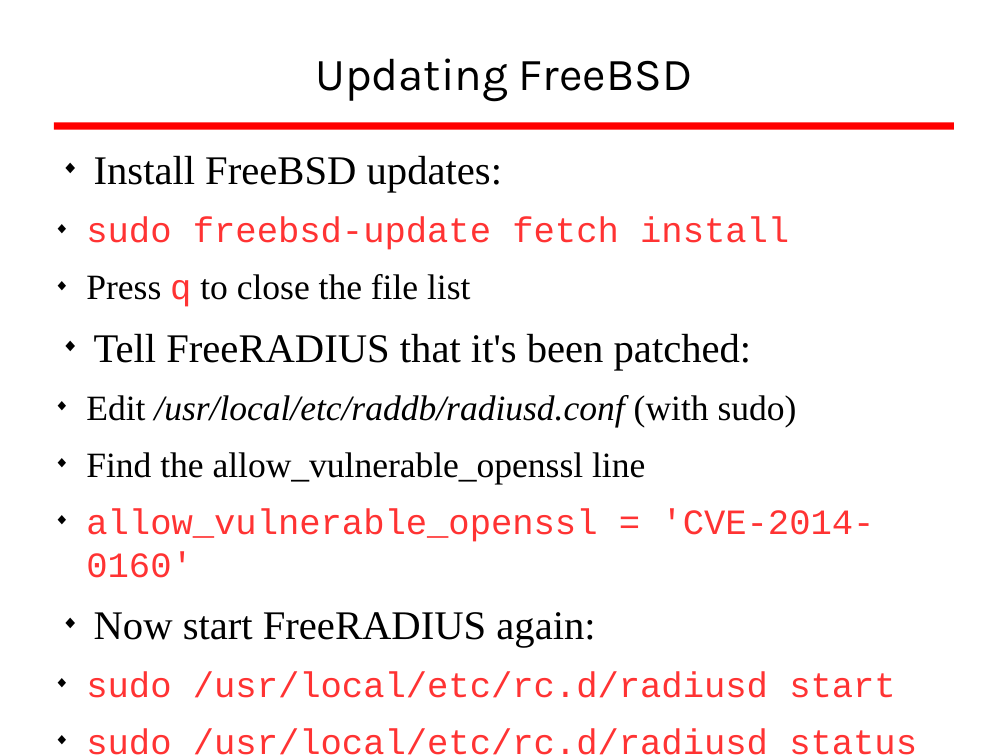
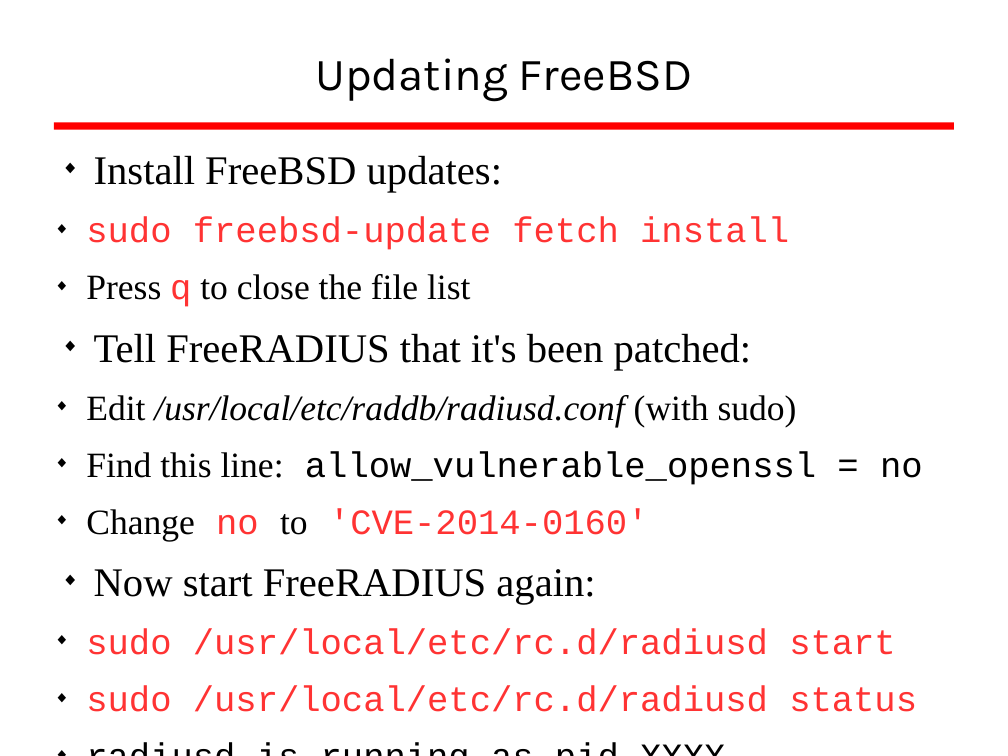
Before and after one commit to afnog/sse, a slide deck: slide 31 of radius/radius_presentation.odp. Drawn at 1008x756 pixels with LibreOffice and Linux fonts; fonts in the diff are those of the drawing; background and template pictures are left out. Boxes give left, top, right and bottom in pixels: in the first picture for what was removed or moved away, otherwise in the second. Text is boxed around its words. In the diff, an @@ line names an element or a change of style, - is before the commit and + after.

Commit message:
/ ‘radius/radius_presentation.odp’

```diff
--- a/radius/radius_presentation.odp
+++ b/radius/radius_presentation.odp
@@ text at (86, 452, 923, 541): text changed; text colour #FF3333 to #000000 @@
-  ◆ Find the allow_vulnerable_openssl line
-  ◆ allow_vulnerable_openssl = 'CVE-2014-0160'
+  ◆ Find this line: allow_vulnerable_openssl = no
+  ◆ Change no to 'CVE-2014-0160'
```
